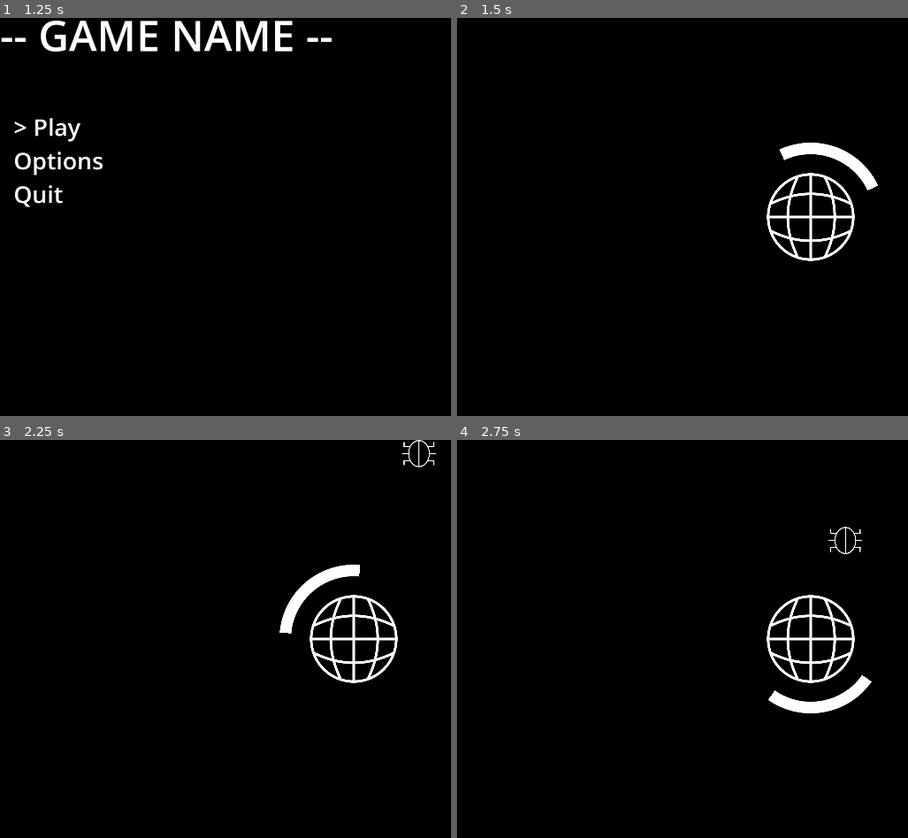
Above: before the commit, frames 1-4 (two rows, left to right).
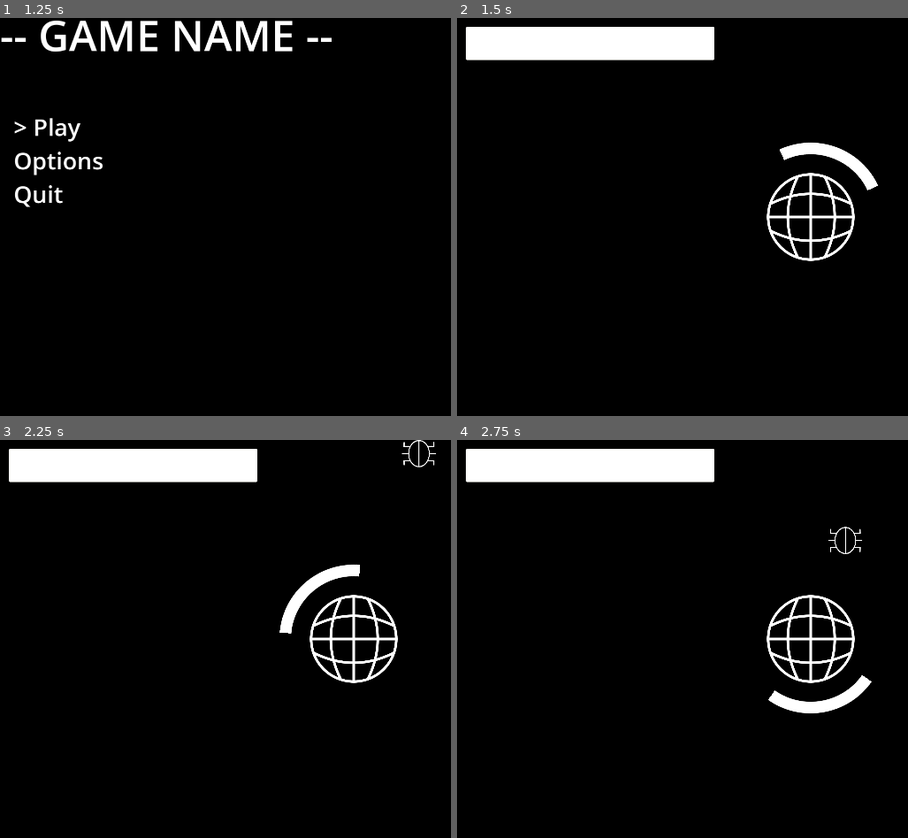
Above: after the commit, the same moments.

Repository: adamalbu/one-button
Game: Godot game, scene res://scenes/menus/main_menu.tscn
Same seed, same stepped clock (60 frames per second), same inputs: the game is played once before the commit and once after it.
Inputs:
- Up to frame 1 (1.25 s): tap Enter at 0.5 s; hold Space (button) from 0.53 s (still down)
- Up to frame 2 (1.5 s): release Space (button) at 1.28 s; tap Space (button) at 1.35 s
- Up to frame 3 (2.25 s): tap Enter at 2 s; hold Space (button) from 2.03 s (still down)
- Up to frame 4 (2.75 s): keep holding Space (button)

Frame 1 is identical in both runs. In frame 2, 4.7% of the frame differs, in the area x 1-58%, y 2-11%; in frame 3, 4.7%; in frame 4, 4.7%.

Commit message:
Added progress bar assets

Diff:
--- /dev/null
+++ b/assets/bar_over.svg
@@ -0,0 +1,25 @@
+<?xml version="1.0" encoding="UTF-8" standalone="no"?>
+<!-- Created with Inkscape (http://www.inkscape.org/) -->
+
+<svg
+   width="300mm"
+   height="40mm"
+   viewBox="0 0 300.00001 40.000001"
+   version="1.1"
+   id="svg1"
+   xmlns="http://www.w3.org/2000/svg"
+   xmlns:svg="http://www.w3.org/2000/svg">
+  <defs
+     id="defs1" />
+  <g
+     id="layer1"
+     transform="translate(-120,-219.99999)">
+    <rect
+       style="fill:#ffffff;fill-opacity:1;stroke:none;stroke-width:3;stroke-linecap:round;stroke-linejoin:round;stroke-dasharray:none;stroke-opacity:1"
+       id="rect3"
+       width="297"
+       height="37"
+       x="121.5"
+       y="221.5" />
+  </g>
+</svg>
--- /dev/null
+++ b/assets/bar_under.svg
@@ -0,0 +1,25 @@
+<?xml version="1.0" encoding="UTF-8" standalone="no"?>
+<!-- Created with Inkscape (http://www.inkscape.org/) -->
+
+<svg
+   width="300mm"
+   height="40mm"
+   viewBox="0 0 300.00001 40.000001"
+   version="1.1"
+   id="svg1"
+   xmlns="http://www.w3.org/2000/svg"
+   xmlns:svg="http://www.w3.org/2000/svg">
+  <defs
+     id="defs1" />
+  <g
+     id="layer1"
+     transform="translate(-120,-170)">
+    <rect
+       style="fill:none;stroke:#fffffb;stroke-width:3;stroke-linecap:round;stroke-linejoin:round;stroke-dasharray:none;stroke-opacity:1"
+       id="rect2"
+       width="297"
+       height="37"
+       x="121.5"
+       y="171.5" />
+  </g>
+</svg>
--- a/scenes/main.tscn
+++ b/scenes/main.tscn
@@ -1,26 +1,50 @@
-[gd_scene load_steps=5 format=3 uid="uid://b5epstlhxjgwg"]
+[gd_scene load_steps=7 format=3 uid="uid://b5epstlhxjgwg"]
 
 [ext_resource type="Script" path="res://scenes/main.gd" id="1_t0p6x"]
 [ext_resource type="Texture2D" uid="uid://bnrlrtlvv5fbt" path="res://assets/dome.svg" id="1_w2g8b"]
 [ext_resource type="PackedScene" uid="uid://dkumm5165qubl" path="res://prefabs/blocker.tscn" id="3_rfk2r"]
+[ext_resource type="Texture2D" uid="uid://b8mqfxux2qxvn" path="res://assets/bar_under.svg" id="4_x4ow6"]
+[ext_resource type="Texture2D" uid="uid://dtxoak5npx2fn" path="res://assets/bar_over.svg" id="5_ewsbo"]
 
 [sub_resource type="CircleShape2D" id="CircleShape2D_frkko"]
 radius = 120.266
 
-[node name="Main" type="Node2D"]
+[node name="Control" type="Control"]
+layout_mode = 3
+anchors_preset = 15
+anchor_right = 1.0
+anchor_bottom = 1.0
+grow_horizontal = 2
+grow_vertical = 2
+size_flags_horizontal = 3
+size_flags_vertical = 3
+
+[node name="Main" type="Node2D" parent="."]
 script = ExtResource("1_t0p6x")
 
-[node name="Dome" type="Area2D" parent="."]
+[node name="Dome" type="Area2D" parent="Main"]
 position = Vector2(960, 540)
 
-[node name="Sprite" type="Sprite2D" parent="Dome"]
+[node name="Sprite" type="Sprite2D" parent="Main/Dome"]
 scale = Vector2(0.63, 0.63)
 texture = ExtResource("1_w2g8b")
 
-[node name="Collider" type="CollisionShape2D" parent="Dome"]
+[node name="Collider" type="CollisionShape2D" parent="Main/Dome"]
 shape = SubResource("CircleShape2D_frkko")
 
-[node name="Blocker" parent="." instance=ExtResource("3_rfk2r")]
+[node name="Blocker" parent="Main" instance=ExtResource("3_rfk2r")]
 position = Vector2(960, 540)
 rotation = -0.785398
 scale = Vector2(0.68, 0.68)
+
+[node name="HealthBar" type="TextureProgressBar" parent="."]
+layout_mode = 1
+offset_left = 24.0
+offset_top = 24.0
+offset_right = 1158.0
+offset_bottom = 175.0
+scale = Vector2(0.595, 0.595)
+pivot_offset = Vector2(0, 0.444438)
+value = 100.0
+texture_under = ExtResource("4_x4ow6")
+texture_progress = ExtResource("5_ewsbo")
Not shown, changed: assets/.assets.svg
Not shown, added: assets/bar_over.svg.import
Not shown, added: assets/bar_under.svg.import
